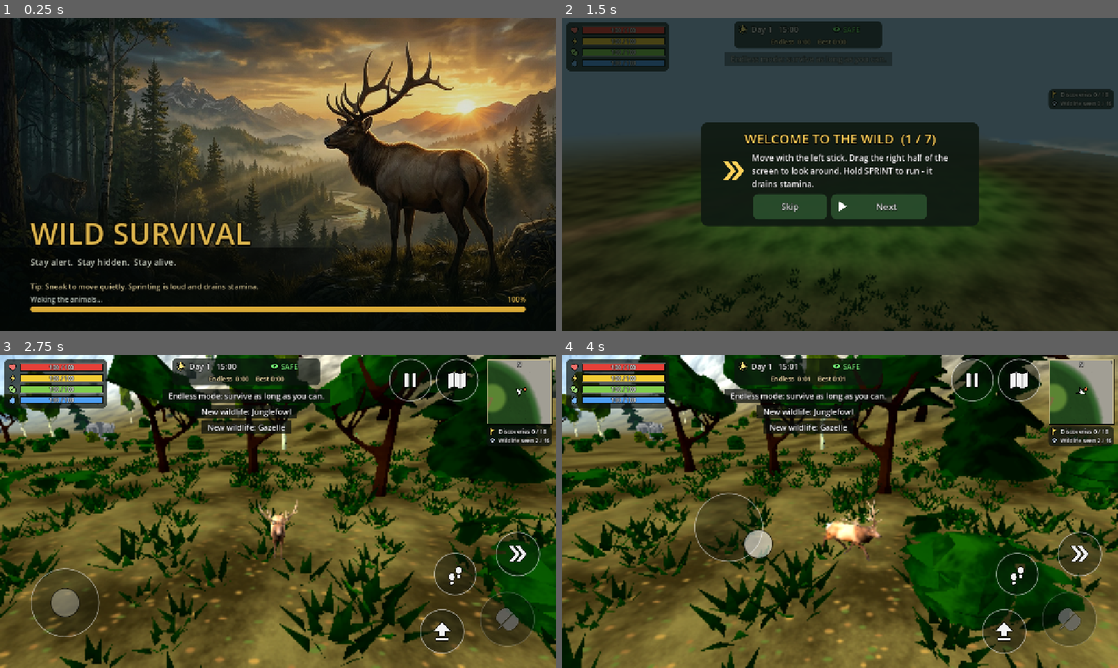
Above: before the commit, frames 1-4 (two rows, left to right).
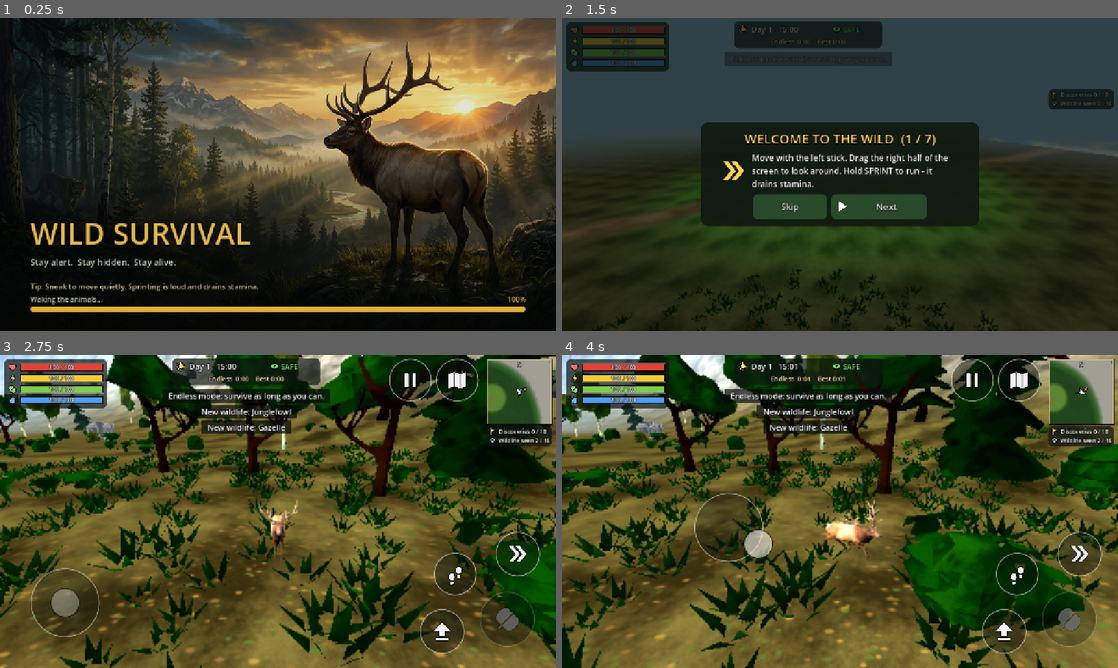
Above: after the commit, the same moments.

Repository: hamzaqadir6666-pixel/wild-survival-mobile
Game: Godot game, scene res://scenes/main.tscn
The game is run twice, just before and just after one commit, with the same random seed, the same clock (stepped at 60 frames per second) and the same inputs.
Inputs (mouse positions are in pixels of both pictures, inside the frame that each line leads up to):
- Up to frame 1 (0.25 s): no input
- Up to frame 2 (1.5 s): click "Endless mode" at 0.5 s; click "Endless mode" at 1.25 s
- Up to frame 3 (2.75 s): click "Skip" at 2 s
- Up to frame 4 (4 s): tap Enter at 2.75 s; move the mouse to (962, 495) at 2.77 s; hold D 2.78-3.5 s; tap E at 2.85 s; click (962, 495) at 2.92 s; tap Space at 3.02, 3.32 s; drag from (728, 527) to (812, 574) at 3.52 s

The runs differ from the first frame. In frame 1, 1.5% of the frame differs, in the area x 2-100%, y 1-85%; in frame 2, 0.2%; in frame 3, less than 0.1%; in frame 4, less than 0.1%.

Commit message:
Loading: breadcrumb log and automatic light-settings restart after a failed load, plant models loaded a few per frame, smoother loading art
Co-authored-by: arena-agent <297053741+arena-agent@users.noreply.github.com>

Diff:
--- a/scripts/game.gd
+++ b/scripts/game.gd
@@ -23,9 +23,11 @@
 var menus: Menus
 var loading: Control
 var load_art: TextureRect
+var load_fail_label: Label
 var load_tip: Label
 var load_pct: Label
 var load_time := 0.0
+var _done_frames := 0
 var load_shown := 0.0
 var load_tip_i := 0
 var load_tip_0 := randi() % 8
@@ -104,6 +106,33 @@
 	menus = Menus.new(); menus.game = self
 	ui_root.add_child(menus)
 	_build_loading()
+	_crumb_start()
+
+## ---- loading breadcrumbs: every loading stage is written to user://boot.log before it runs. If the
+## app dies while loading, the next start reads the last line, shows it on the loading screen and
+## starts on the lightest settings.
+const CRUMB_PATH := "user://boot.log"
+var _crumb_file: FileAccess
+var last_fail := ""
+
+func _crumb_start() -> void:
+	if Cfg.test_mode: return
+	if FileAccess.file_exists(CRUMB_PATH):
+		var lines := FileAccess.get_file_as_string(CRUMB_PATH).strip_edges().split("\n")
+		if lines.size() > 0 and lines[-1] != "" and lines[-1] != "done": last_fail = lines[-1]
+	_crumb_file = FileAccess.open(CRUMB_PATH, FileAccess.WRITE)
+	crumb("start  %s  %s  %s  %d MB  build %s" % [OS.get_model_name(), OS.get_name() + " " + OS.get_version(), RenderingServer.get_video_adapter_name(), int(OS.get_memory_info().get("physical", 0)) / 1048576, ProjectSettings.get_setting("application/config/version", "")])
+	if last_fail != "":
+		Cfg.preset = 0
+		Cfg.over.clear()
+		Cfg.save_file()
+		load_fail_label.text = "Last start stopped at: %s.  Now using the lightest settings." % last_fail
+		load_fail_label.visible = true
+
+func crumb(what: String) -> void:
+	if _crumb_file == null: return
+	_crumb_file.store_line(what)
+	_crumb_file.flush()
 
 const LOAD_TIPS := [
 	"A hunter that sees you will not give up. Get out of sight.",
@@ -163,6 +192,10 @@
 	v.add_child(sub)
 	var gap := Control.new(); gap.custom_minimum_size = Vector2(0, 18)
 	v.add_child(gap)
+	load_fail_label = UI.label("", 14, Color(1.0, 0.6, 0.5))
+	load_fail_label.visible = false
+	load_fail_label.autowrap_mode = TextServer.AUTOWRAP_WORD_SMART
+	v.add_child(load_fail_label)
 	load_tip = UI.label("Tip: " + LOAD_TIPS[randi() % LOAD_TIPS.size()], 17, Color(1.0, 0.93, 0.7))
 	v.add_child(load_tip)
 	var row := HBoxContainer.new()
@@ -243,10 +276,13 @@
 	match _load_step:
 		0:
 			load_label.text = "Reading the map..."
+			crumb("reading the map")
 			World.load_data()
 			_load_step = 1
 		1:
+			crumb("terrain setup")
 			terrain = Terrain.new(); add_child(terrain); terrain.setup()
+			crumb("terrain chunks")
 			_load_step = 2
 		2:
 			load_label.text = "Shaping the land..."
@@ -256,18 +292,29 @@
 					break
 			load_bar.value = 5.0 + 30.0 * terrain.built / float(terrain.total())
 		3:
+			load_label.text = "Filling the rivers..."
+			crumb("water")
 			water = Water.new(); add_child(water); water.build()
+			load_bar.value = 36.0
+			_load_step = 30
+		30:
+			load_label.text = "Lighting the sky..."
+			crumb("sky and sun")
 			sky = SkyRig.new(); add_child(sky); sky.setup()
 			load_bar.value = 38.0
 			_load_step = 4
 		4:
 			load_label.text = "Growing the forest..."
-			vegetation = Vegetation.new(); add_child(vegetation); vegetation.setup()
+			crumb("forest setup")
+			vegetation = Vegetation.new(); add_child(vegetation)
+			vegetation.note = crumb
+			vegetation.setup()
 			_load_step = 5
 		5:
 			if not vegetation.build_some(14): _load_step = 6
 			load_bar.value = 40.0 + 35.0 * vegetation.progress()
 		6:
+			crumb("grass, plants and the elk")
 			grass = Grass.new(); add_child(grass); grass.setup(vegetation.material)
 			plants = Plants.new(); add_child(plants); plants.setup()
 			player = Player.new(); add_child(player); player.setup_player(Save.character())
@@ -281,6 +328,7 @@
 		7:
 			load_label.text = "Waking the animals..."
 			if fauna == null:
+				crumb("animals")
 				fauna = Fauna.new(); add_child(fauna); fauna.setup(player, sky)
 				fauna.deer_hit.connect(_on_deer_hit)
 				fauna.escaped.connect(_on_escaped)
@@ -293,18 +341,22 @@
 			if fauna.build_some(12): _load_step = 8
 			load_bar.value = 80.0 + 18.0 * minf(1.0, fauna.prey.size() / 140.0)
 		8:
+			crumb("fawn")
 			fawn = Animal.new(); add_child(fawn); fawn.setup("fawn")
 			var fp: Array = World.info.fawn
 			fawn.place(fp[0], fp[1])
 			load_bar.value = 100.0
 			_load_step = 9
 		9:
+			crumb("first view")
 			state = MENU
 			_finish_loading()
 			sky.reset(9.0)
 			apply_quality()
 			Sfx.start_music()
 			menus.open("main")
+			_load_step = 10
+			_done_frames = 0
 
 # ------------------------------------------------------------------ run control
 func in_run() -> bool:
@@ -436,6 +488,12 @@
 		if state == LOADING:
 			_loading_anim(delta)
 		return
+	if _crumb_file != null:
+		# the world has been drawn for a few frames without trouble: loading counts as finished
+		_done_frames += 1
+		if _done_frames > 20:
+			crumb("done")
+			_crumb_file = null
 	var dt := minf(delta, 0.1)
 	if state == MENU:
 		# slow fly-around behind the menu
--- a/scripts/vegetation.gd
+++ b/scripts/vegetation.gd
@@ -24,6 +24,10 @@
 var _data := PackedByteArray()
 var _count := 0
 var _pos := 0
+var _todo: Array = []
+var _types_total := 0
+var _placing := false
+var note := Callable()      # game.gd passes its loading breadcrumb here
 # parallel arrays, one entry per MultiMeshInstance
 var _nodes: Array[MultiMeshInstance3D] = []
 var _far_nodes: Array = []          # lod1 partner or null
@@ -36,6 +40,9 @@
 
 static func mesh_from(path: String) -> Mesh:
 	var scene: PackedScene = load(path)
+	if scene == null:
+		push_error("missing plant model " + path)
+		return null
 	var inst := scene.instantiate()
 	var found: Mesh = null
 	for c in inst.find_children("*", "MeshInstance3D", true, false):
@@ -48,14 +55,10 @@
 	material = ShaderMaterial.new()
 	material.shader = load("res://shaders/veg.gdshader")
 	material.set_shader_parameter("detail", load("res://assets/textures/veg_detail.png"))
-	for t in TYPES:
-		meshes[t] = mesh_from("res://assets/models/nature/%s.glb" % t)
-		var lp := "res://assets/models/nature/%s_lod1.glb" % t
-		if ResourceLoader.exists(lp): lod_meshes[t] = mesh_from(lp)
-		var lp2 := "res://assets/models/nature/%s_lod2.glb" % t
-		if ResourceLoader.exists(lp2): lod2_meshes[t] = mesh_from(lp2)
+	_todo = TYPES.keys()
+	_types_total = _todo.size()
 	_data = FileAccess.get_file_as_bytes("res://assets/world/veg.bin")
-	_count = _data.decode_u32(0)
+	_count = _data.decode_u32(0) if _data.size() >= 4 else 0
 	_pos = 0
 	apply_quality()
 
@@ -66,11 +69,27 @@
 		if _kind[i] == KIND_TREE: _nodes[i].cast_shadow = sh
 
 func progress() -> float:
-	return float(_pos) / maxf(1.0, _count)
+	var m := 1.0 - _todo.size() / maxf(1.0, _types_total)
+	return 0.25 * m + 0.75 * float(_pos) / maxf(1.0, _count)
+
+## loads the meshes of one plant type (a few per frame, so a phone never stalls on all 60 files at once)
+func _load_type(t: String) -> void:
+	if note.is_valid(): note.call("plant model " + t)
+	meshes[t] = mesh_from("res://assets/models/nature/%s.glb" % t)
+	var lp := "res://assets/models/nature/%s_lod1.glb" % t
+	if ResourceLoader.exists(lp): lod_meshes[t] = mesh_from(lp)
+	var lp2 := "res://assets/models/nature/%s_lod2.glb" % t
+	if ResourceLoader.exists(lp2): lod2_meshes[t] = mesh_from(lp2)
 
 ## builds chunk groups for about `budget_ms`; returns false when everything is built
 func build_some(budget_ms: int) -> bool:
 	var t0 := Time.get_ticks_msec()
+	while not _todo.is_empty():
+		_load_type(_todo.pop_front())
+		if Time.get_ticks_msec() - t0 >= budget_ms: return true
+	if not _placing:
+		_placing = true
+		if note.is_valid(): note.call("placing plants")
 	while _pos < _count:
 		_build_group()
 		if Time.get_ticks_msec() - t0 >= budget_ms: break
@@ -103,6 +122,7 @@
 		_pos += 1
 	var cx := (ck % 16) * 64.0 + 32.0
 	var cz := (ck / 16) * 64.0 + 32.0
+	if meshes.get(tname) == null: return
 	var near := _make(meshes[tname], xf)
 	near.cast_shadow = GeometryInstance3D.SHADOW_CASTING_SETTING_ON if (cfg[0] == KIND_TREE and Cfg.v("shadows")) else GeometryInstance3D.SHADOW_CASTING_SETTING_OFF
 	var far = null
--- a/tests/bot.gd
+++ b/tests/bot.gd
@@ -892,6 +892,10 @@
 	check("loading sound: a loop while loading and a chime when ready", Sfx.loops.has("loading") and Sfx.streams.has("ready") and float(Sfx.loop_target["loading"]) == 0.0)
 	var icon_tex: Texture2D = load("res://icon.png")
 	check("app icon is the 512 px elk artwork", icon_tex.get_width() == 512 and icon_tex.get_height() == 512)
+	var veg_ok: bool = g.vegetation.meshes.size() == Vegetation.TYPES.size() and g.vegetation.progress() >= 0.999
+	for k in g.vegetation.meshes: veg_ok = veg_ok and g.vegetation.meshes[k] != null
+	check("plant models load a few per frame and all arrive", veg_ok)
+	check("loading keeps a breadcrumb log for crash reports (off in tests)", g.has_method("crumb") and g.last_fail == "" and g.load_fail_label.visible == false)
 	var has_exit := false
 	for bt in g.menus.find_children("*", "Button", true, false):
 		if (bt as Button).text.contains("Exit game"): has_exit = true
Binary file changed: assets/ui/loading.jpg
